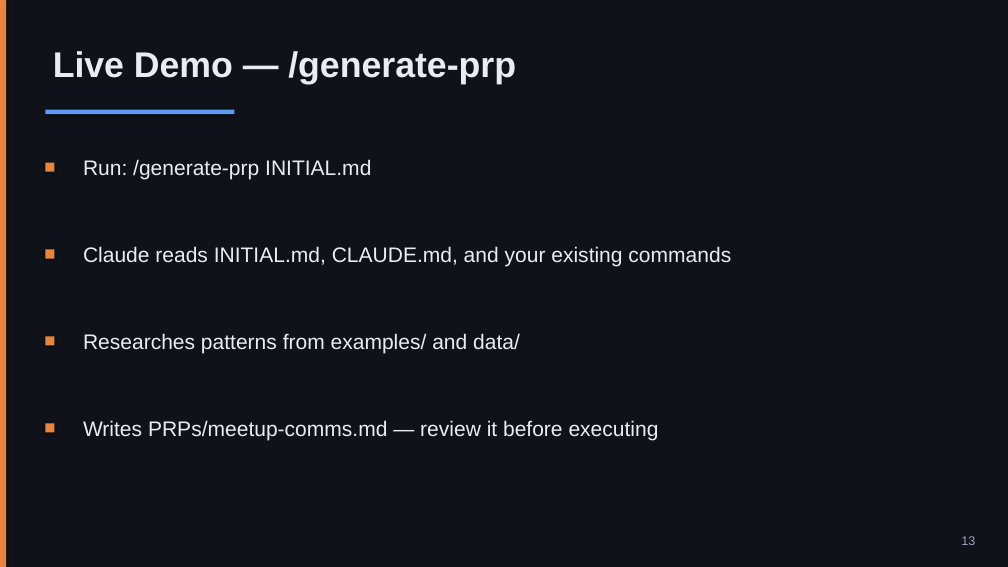
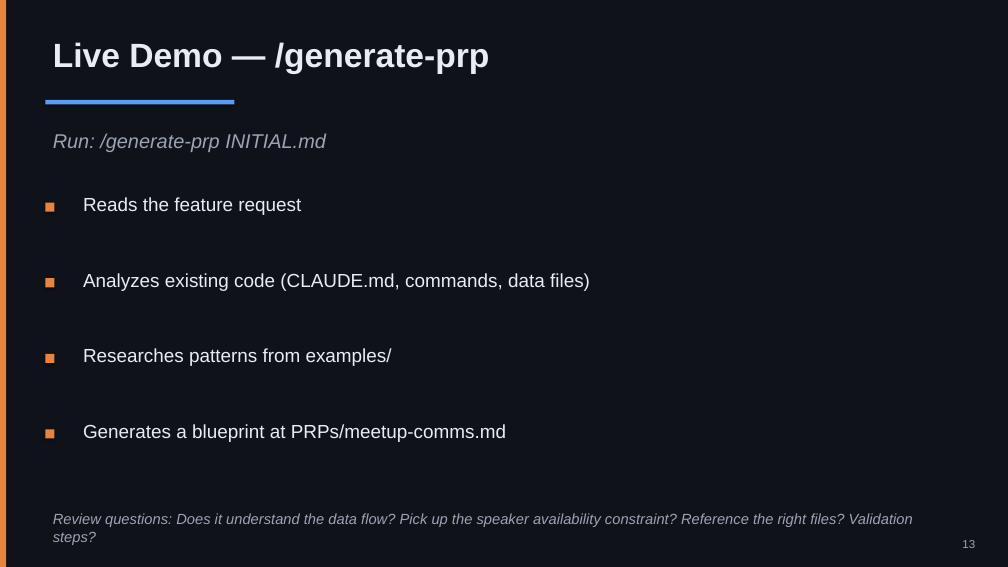
Before and after one commit to nickyeager/tucson-claude-code-meetup, a slide deck: slide 13 of slides/session-2-context-engineering.pptx. Drawn at 1008x567 pixels with LibreOffice and Linux fonts; fonts in the diff are those of the drawing. Boxes give left, top, right and bottom in pixels: in the first picture for what was removed or moved away, otherwise in the second. Text is boxed around its words. In the diff, an @@ line names an element or a change of style, - is before the commit and + after.

```diff
--- a/slides/session-2-context-engineering.pptx
+++ b/slides/session-2-context-engineering.pptx
@@ text "Live Demo — /generate-prp": place and size @@
-text "Live Demo — /generate-prp" at [53,51,516,84]
+text "Live Demo — /generate-prp" at [53,42,490,74]
@@ text "Live Demo — /generate-prp" at [53,42,490,74]: size 34 to 32 pt @@
@@ rectangle: place and size @@
-rectangle at [45,110,234,114]
+rectangle at [45,100,234,104]
@@ text "Run: /generate-prp INITIAL.md": place and size @@
-text "Run: /generate-prp INITIAL.md" at [83,159,371,180]
+text "Run: /generate-prp INITIAL.md" at [53,133,326,152]
@@ text "Run: /generate-prp INITIAL.md" at [53,133,326,152]: size 20 to 19 pt, text colour #E8ECF4 to #9CA3B4, italic on @@
@@ rectangle: place and size @@
-rectangle at [45,163,54,172]
+rectangle at [45,203,54,212]
@@ text added at [83,197,301,215], 18 pt, text #E8ECF4 @@
+Reads the feature request
@@ rectangle: place and size @@
-rectangle at [45,250,54,259]
+rectangle at [45,278,54,287]
@@ text at [83,273,590,291]: text changed; size 20 to 18 pt @@
-Claude reads INITIAL.md, CLAUDE.md, and your existing commands
+Analyzes existing code (CLAUDE.md, commands, data files)
@@ rectangle: place and size @@
-rectangle at [45,337,54,346]
+rectangle at [45,354,54,363]
@@ text at [83,348,392,366]: text changed; size 20 to 18 pt @@
-Researches patterns from examples/ and data/
+Researches patterns from examples/
@@ rectangle: place and size @@
-rectangle at [45,423,54,433]
+rectangle at [45,430,54,439]
@@ text at [83,424,506,442]: text changed; size 20 to 18 pt @@
-Writes PRPs/meetup-comms.md — review it before executing
+Generates a blueprint at PRPs/meetup-comms.md
@@ text added at [53,513,913,545], 14 pt, text #9CA3B4, italic @@
+Review questions: Does it understand the data flow? Pick up the speaker availability constraint? Reference the right files? Validation steps?
@@ text "13" at [962,540,975,548]: size 12 to 11 pt @@
```
Also in this commit, not shown: 17 other slides changed, 4 slides added, 4 slides removed, 2 other files.
